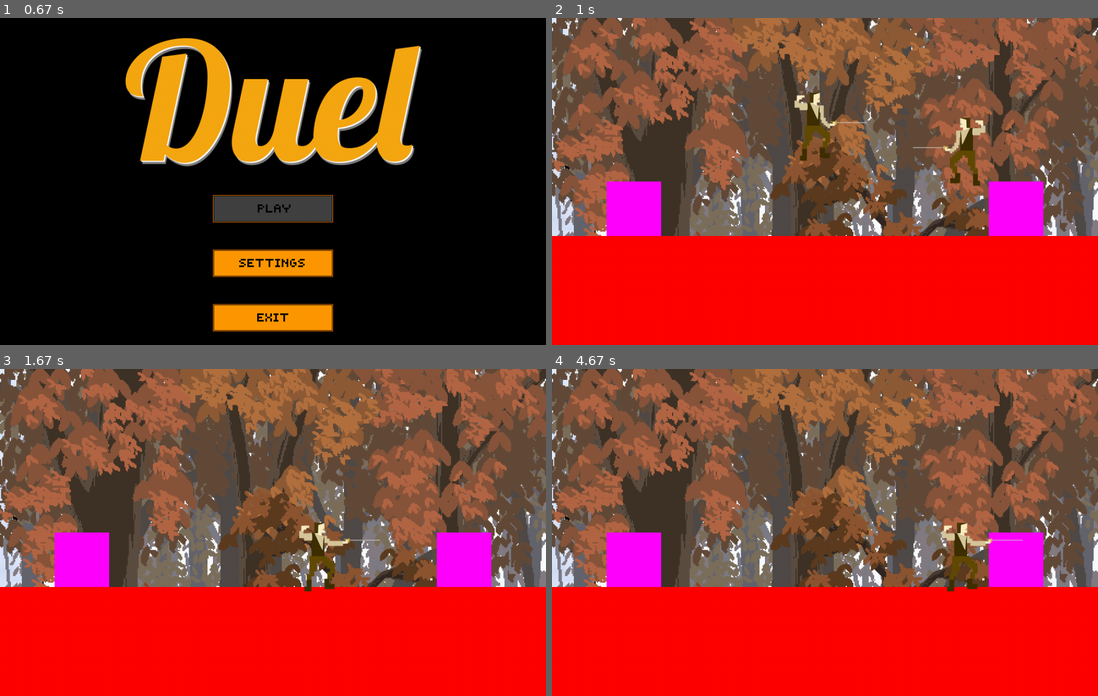
Above: before the commit, frames 1-4 (two rows, left to right).
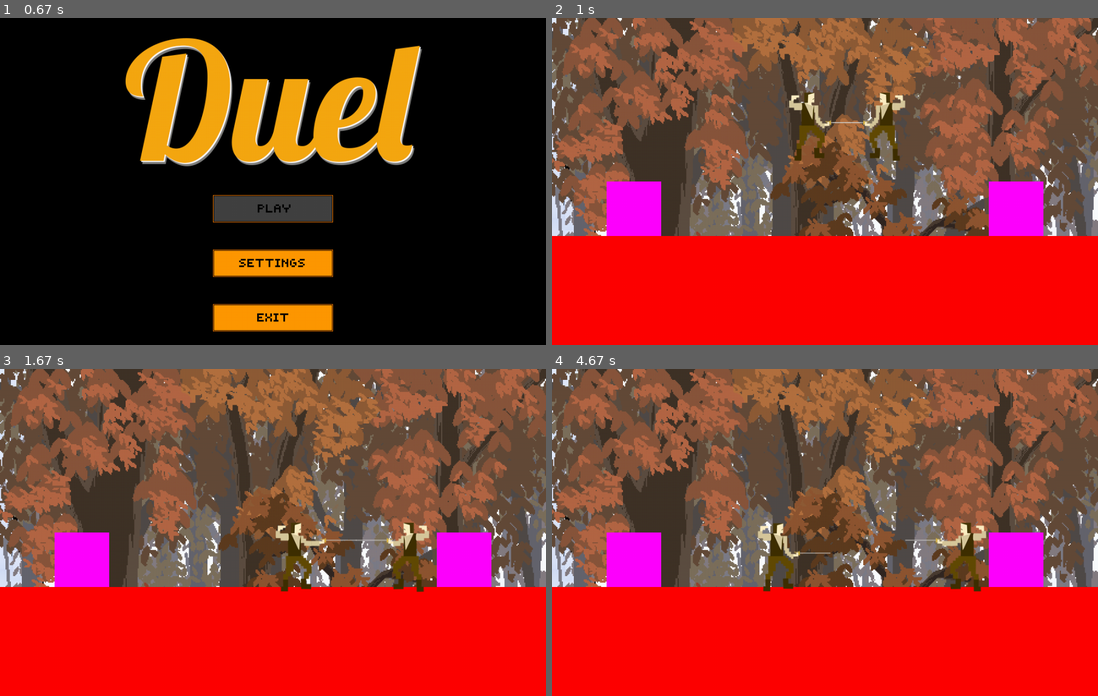
Above: after the commit, the same moments.

Repository: AlexisDougherty13/Duel
Game: pygame game, started from theMain.py
Two runs of this game, one before a commit and one after it. Both use one fixed random seed, a clock stepped at 60 frames per second and the inputs below.
Inputs (mouse positions are in pixels of both pictures, inside the frame that each line leads up to):
- Up to frame 1 (0.67 s): click (251, 194) at 0.38 s
- Up to frame 2 (1 s): hold Right from 0.67 s (still down); move the mouse to (825, 201) at 0.7 s
- Up to frame 3 (1.67 s): release Right at 1.13 s; hold Up 1.17-1.47 s; hold W 1.17-1.47 s; tap F at 1.23, 1.57 s; hold Right from 1.5 s (still down); hold D from 1.5 s (still down)
- Up to frame 4 (4.67 s): tap F at 1.87, 2.07, 2.37, 2.63, 2.97, 3.27, 3.4, 3.8, 4.1, 4.47 s; release Right at 1.97 s; release D at 1.97 s; hold Left 2-2.53 s; hold A 2-2.53 s; hold Down 2.57-2.87 s; hold S 2.57-2.87 s; tap Right Shift at 2.72, 3.88 s; hold Left 2.9-3.3 s; hold A 2.9-3.3 s; hold Up 3.33-3.7 s; hold W 3.33-3.7 s; tap Space at 3.48 s; hold Right 3.73-4.37 s; hold D 3.73-4.37 s; hold Down from 4.4 s (still down); hold S from 4.4 s (still down)

Frame 1 is identical in both runs. In frame 2, 2.1% of the frame differs, in the area x 43-80%, y 22-52%; in frame 3, 1.8%; in frame 4, 1.5%.

Commit message:
player extra strength changed

Diff:
--- a/gameEngine.py
+++ b/gameEngine.py
@@ -185,8 +185,6 @@
         elif not player2.getPlayerState("on_ground"):
             player2.calculateGravity(time())
 
-        player2.move(entities)
-
         #Collision stuffs
         player1body = player1.getCollisionRect()
         player2body = player2.getCollisionRect()
